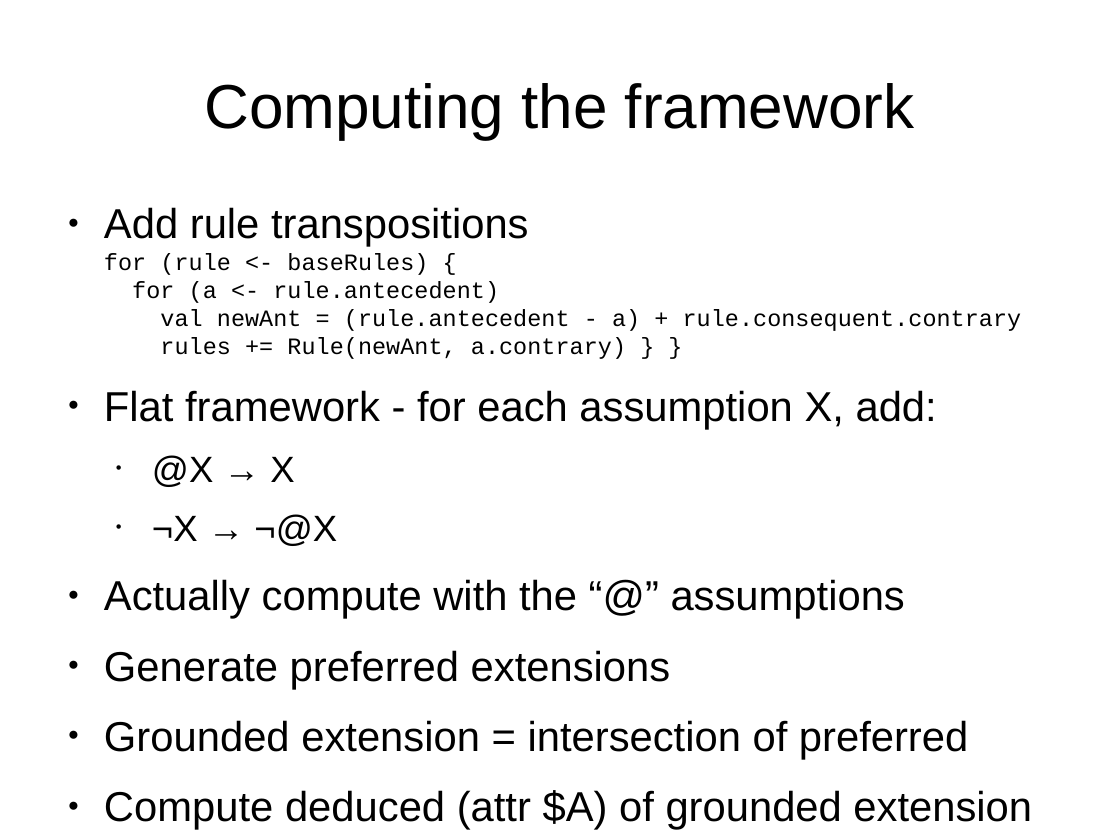
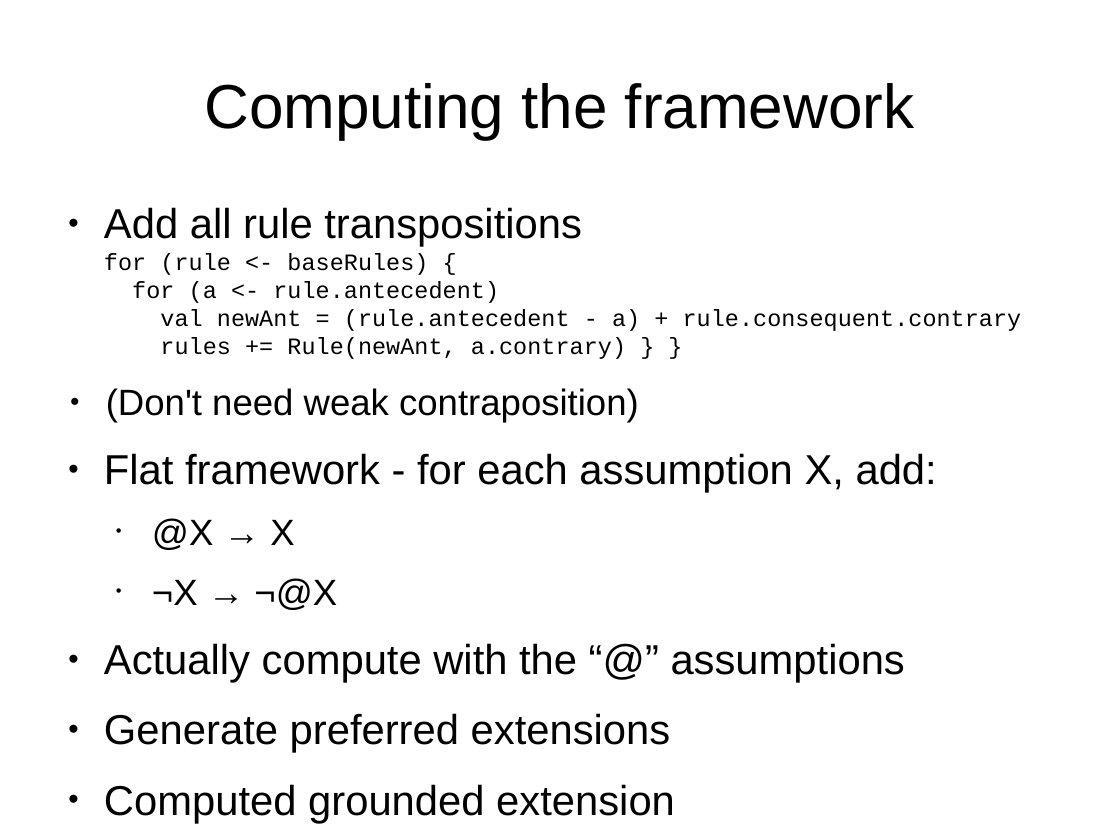
Before and after one commit to jefft0/nuvlworld, a slide deck: slide 7 of doc/Argumentation in Nuvl.odp. Drawn at 1120x840 pixels with LibreOffice and Linux fonts; fonts in the diff are those of the drawing. Boxes give left, top, right and bottom in pixels: in the first picture for what was removed or moved away, otherwise in the second. Text is boxed around its words. In the diff, an @@ line names an element or a change of style, - is before the commit and + after.

```diff
--- a/doc/Argumentation in Nuvl.odp
+++ b/doc/Argumentation in Nuvl.odp
@@ text at bbox=[104, 207, 1022, 423]: text changed @@
-● Add rule transpositions
-  for (rule <- baseRules) {
-  for (a <- rule.antecedent)
-  val newAnt = (rule.antecedent - a) + rule.consequent.contrary
-  rules += Rule(newAnt, a.contrary) } }
+● Add all rule transpositions
+  for (rule <- baseRules) {
+  for (a <- rule.antecedent)
+  val newAnt = (rule.antecedent - a) + rule.consequent.contrary
+  rules += Rule(newAnt, a.contrary) } }
+● (Don't need weak contraposition)
@@ text at bbox=[104, 784, 675, 823]: text changed @@
-● Grounded extension = intersection of preferred
+● Computed grounded extension
```
Also in this commit, not shown: 3 other slides changed, 1 slide added.
